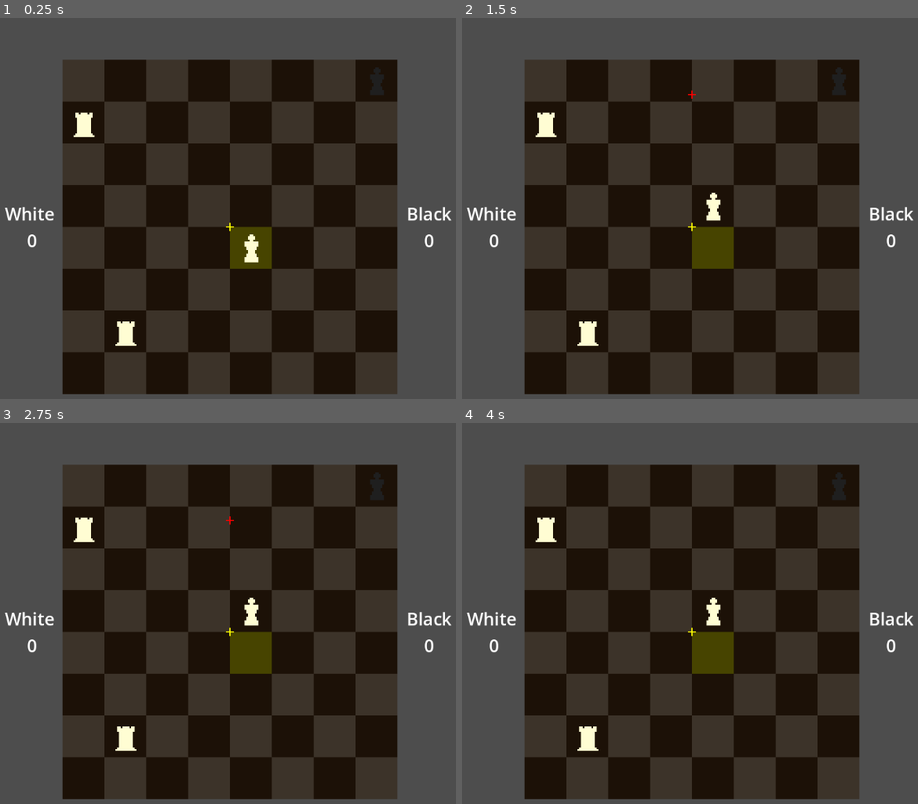
Above: before the commit, frames 1-4 (two rows, left to right).
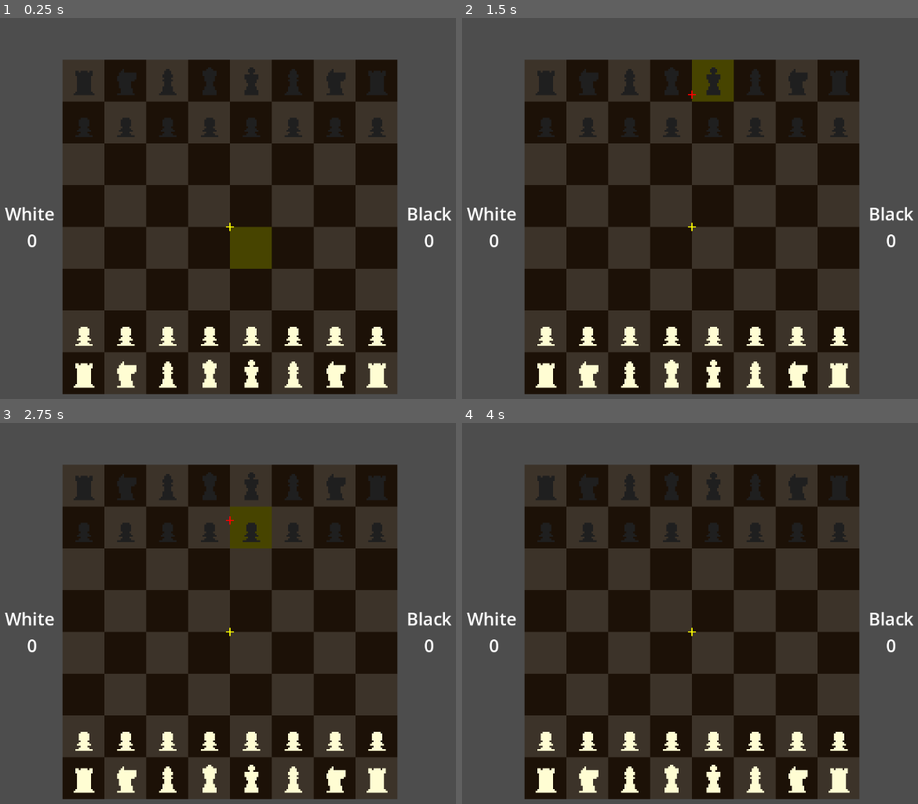
Above: after the commit, the same moments.

Repository: Super-Chess-Bros-Studios/Super-Chess-Bros
Game: Godot game, scene res://scenes/main/main.tscn
The game is run twice, just before and just after one commit, with the same random seed, the same clock (stepped at 60 frames per second) and the same inputs. The engine's default icon, where the game draws it, is replaced by a stand-in: a white triangle on a blue panel in a dark square.
Inputs:
- Up to frame 1 (0.25 s): no input
- Up to frame 2 (1.5 s): tap Enter (ui_accept) at 0.5, 0.77 s; hold Up (ui_up) from 0.53 s (still down); tap Shift (pass) at 0.6, 1.35 s
- Up to frame 3 (2.75 s): tap Enter (ui_accept) at 1.52, 2 s; release Up (ui_up) at 2.03 s; hold Down (ui_down) from 2.03 s (still down); tap Shift (pass) at 2.1 s
- Up to frame 4 (4 s): release Down (ui_down) at 2.78 s; hold Up (ui_up) from 2.78 s (still down); tap Shift (pass) at 2.85, 3.6 s; tap Enter (ui_accept) at 3.02, 3.5, 3.77 s

The runs differ from the first frame. In frame 1, 4.1% of the frame differs, in the area x 16-86%, y 12-98%; in frame 2, 5.9%; in frame 3, 5.9%; in frame 4, 5.1%.

Commit message:
Made some changes to stale mate and needs cleaning up for sure made everything very blatant in the chess.gd script to show what needs to be refactored

Diff:
--- a/scripts/chess/chess.gd
+++ b/scripts/chess/chess.gd
@@ -181,7 +181,7 @@
 	black_cursor.setup(game_manager, board_renderer)
 
 func spawn_initial_pieces():
-	piece_spawner.test_one_move_checkmate()
+	piece_spawner.spawn_all_pieces()
 
 func connect_signals():
 	# Connect game manager signals
@@ -226,10 +226,20 @@
 func _handle_turn_end():
 	#print("Piece moved: ", piece.name, " from ", from_pos, " to ", to_pos)
 	game_manager.deselect_piece()
-	game_manager.check_game_status()
-	game_manager.switch_turn()
 	board_renderer.reset_all_tiles()
 	board_renderer.clear_move_icons()
+	game_manager.switch_turn()
+	_handle_turn_start()
+
+func _handle_turn_start():
+	if(game_manager.is_stalemate(game_manager.get_current_turn())):
+		print("Stalemate!")
+		game_manager.end_game()
+	elif(game_manager.is_checkmate(game_manager.get_current_turn())):
+		print("Checkmate!")
+		game_manager.on_initiate_duel(game_manager.last_moved_piece, game_manager.get_team_king(game_manager.get_current_turn()))
+	elif(game_manager.is_king_in_check(game_manager.get_current_turn())):
+		print("Check!")
 
 
 func _on_initiate_duel(attacker: Piece, defender: Piece, defecit: int):
@@ -246,7 +256,14 @@
 	game_manager.add_captured_piece(looser)
 	game_manager.update_points(looser)
 	game_manager.ui_update_points.emit(game_manager.black_points, game_manager.white_points)
-	game_manager.check_game_over()
+	if(game_manager.is_king_captured(game_manager.get_current_turn())):
+		print("King captured!")
+		game_manager.end_game()
+	elif(game_manager.is_stalemate(game_manager.get_current_turn())):
+		print("Stalemate!")
+		game_manager.end_game()
+	else:
+		_handle_turn_end()
 
 func get_game_manager() -> GameManager:
 	#Returns the GameManager instance for accessing game state and logic.
--- a/scripts/chess/game_manager.gd
+++ b/scripts/chess/game_manager.gd
@@ -466,6 +466,7 @@
 	elif is_stalemate(opposing_turn):
 		print("Stalemate!")
 		#game_state_changed.emit(ChessConstants.GameState.STALEMATE)
+		end_game()
 	elif is_king_in_check(opposing_turn):
 		print("Check!")
 
@@ -490,10 +491,6 @@
 		print("Winner by Checkmate")
 		#game_state_changed.emit(ChessConstants.GameState.GAME_OVER)
 		end_game()
-	elif is_stalemate(current_turn):
-		print("Game over! Stalemate")
-		#game_state_changed.emit(ChessConstants.GameState.GAME_OVER)
-		end_game()
 
 func is_king_captured(team: InputManager.TeamColor) -> bool:
 	var king = get_team_king(team)
--- a/scripts/chess/piece_spawner.gd
+++ b/scripts/chess/piece_spawner.gd
@@ -80,5 +80,5 @@
 func test_one_move_stalemate():
 	# Stalemate setup - black king trapped but not in check
 	spawn_piece("king", InputManager.TeamColor.BLACK, Vector2i(0, 0))  # Black king in corner
-	spawn_piece("queen", InputManager.TeamColor.WHITE, Vector2i(2, 1))  # White queen ready to create stalemate
+	spawn_piece("queen", InputManager.TeamColor.WHITE, Vector2i(3, 1))  # White queen ready to create stalemate
 	spawn_piece("king", InputManager.TeamColor.WHITE, Vector2i(2, 2))  # White king for support
--- a/scripts/main/scene_manager.gd
+++ b/scripts/main/scene_manager.gd
@@ -117,6 +117,7 @@
 	return current_scene_name == "title_screen"
 
 func end_game():
+	print("Ending game")
 	current_scene_instance.queue_free()
 	current_scene_instance = null
 	chess_hud.queue_free()
